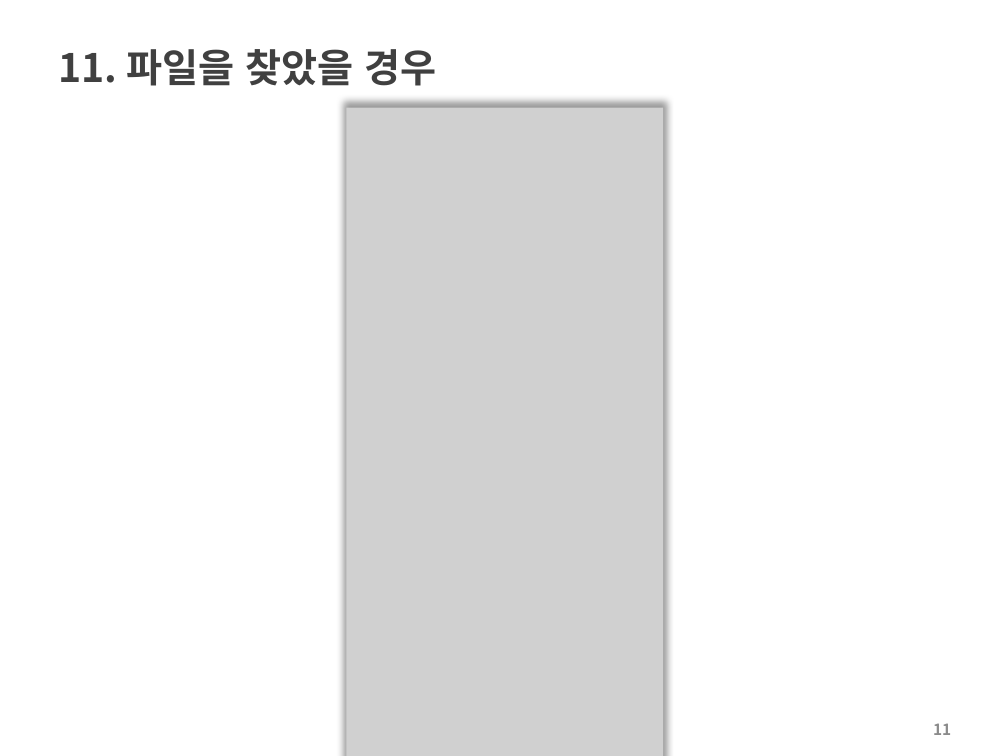
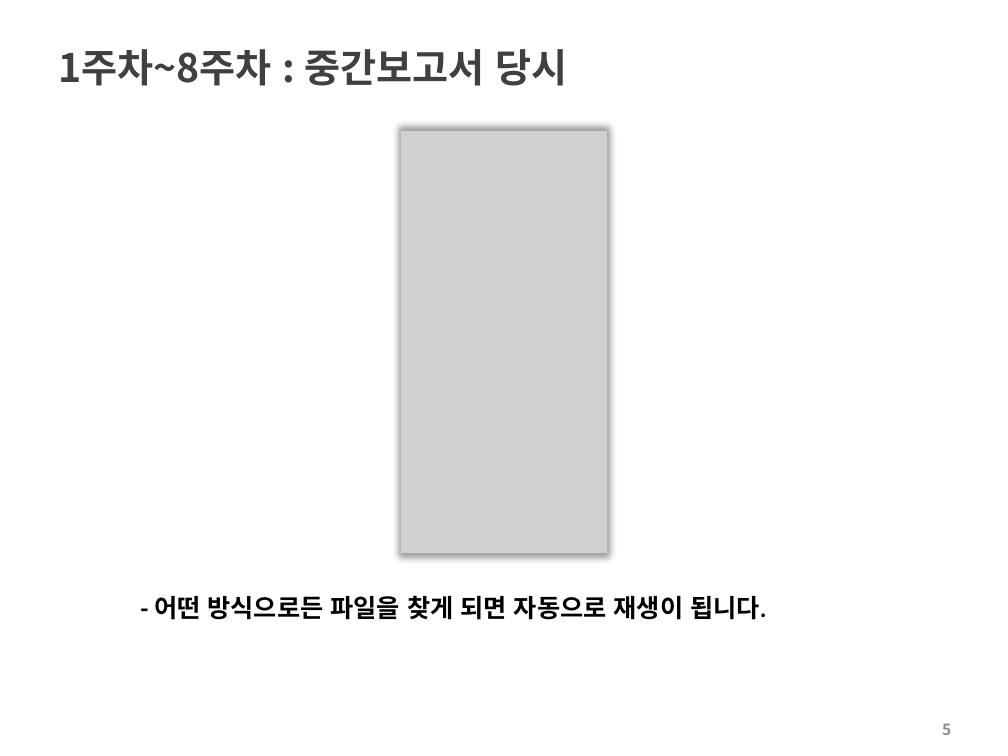
Before and after one commit to choisinho/capstone1, a slide deck: slide 5 of 프로토타입_최신호_이동준.pptx (slide 11 before the commit). Drawn at 1008x756 pixels with LibreOffice and Linux fonts; fonts in the diff are those of the drawing; grey boxes stand for pictures; background and template pictures are left out. Boxes give left, top, right and bottom in pixels: in the first picture for what was removed or moved away, otherwise in the second. Text is boxed around its words. In the diff, an @@ line names an element or a change of style, - is before the commit and + after.

```diff
--- a/프로토타입_최신호_이동준.pptx
+++ b/프로토타입_최신호_이동준.pptx
@@ title at (x1=59, y1=49, x2=567, y2=86): text changed @@
-11. 파일을 찾았을 경우
+1주차~8주차 : 중간보고서 당시
@@ picture resized from (x1=347, y1=108, x2=663, y2=756) to (x1=401, y1=131, x2=608, y2=553) @@
@@ text added at (x1=154, y1=595, x2=766, y2=620), 18 pt, text #000000, bold @@
+- 어떤 방식으로든 파일을 찾게 되면 자동으로 재생이 됩니다.
@@ page number at (x1=942, y1=723, x2=951, y2=735): text changed @@
-11
+5
```
Also in this commit, not shown: 4 other slides changed, 2 slides added, 8 slides removed, 7 other files.
